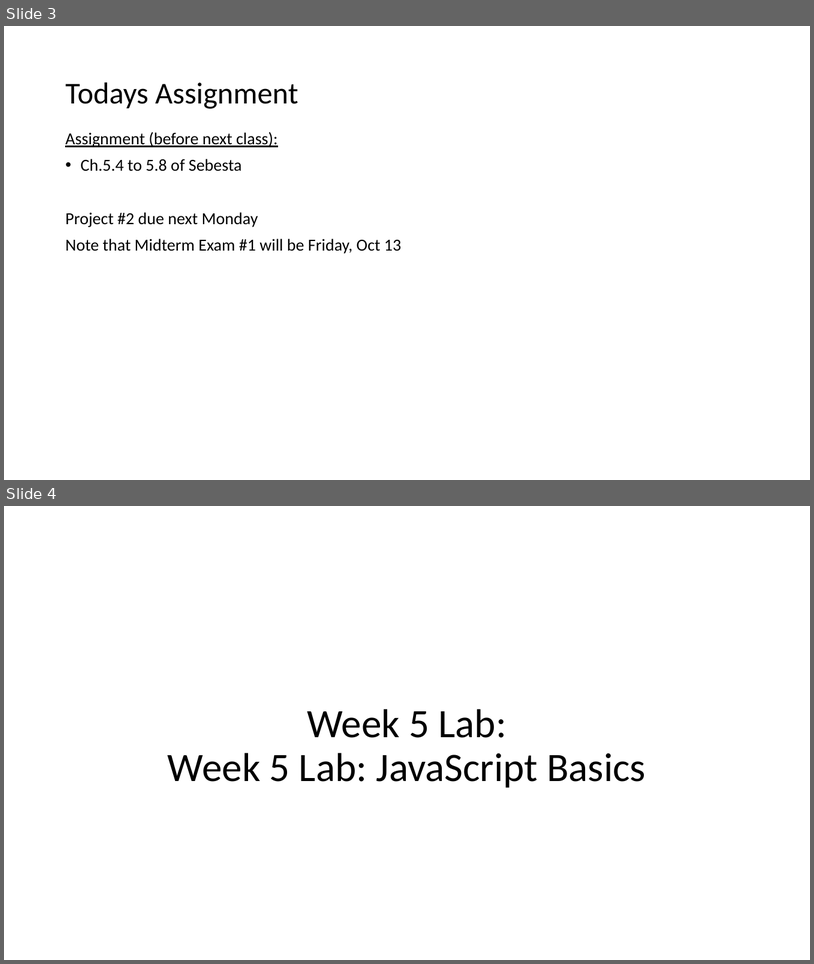
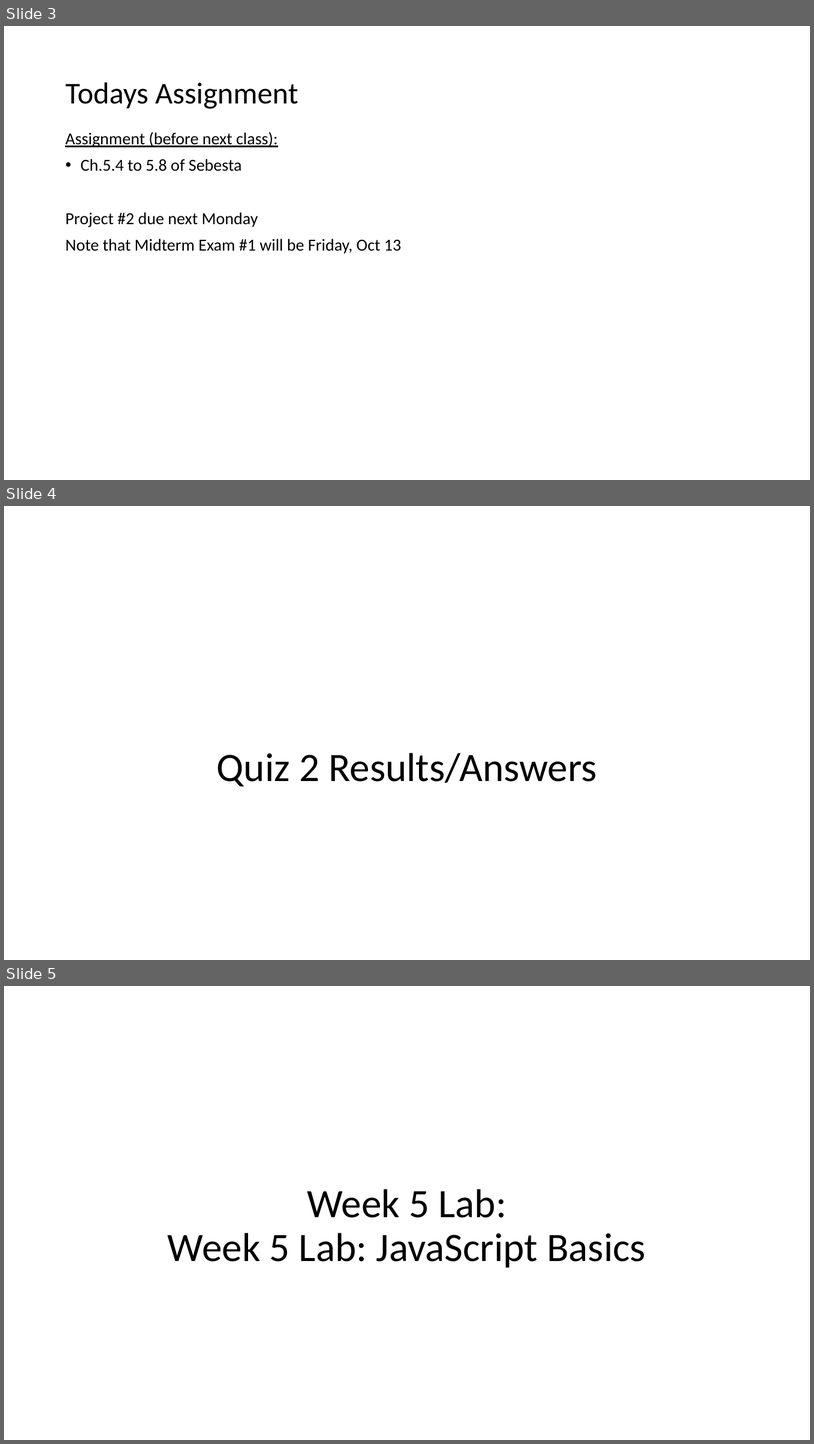
Before and after one commit to EricJPogue/www-epogue-info, a slide deck: CPSC-24700/Presentations/session-14.pptx. Shown one above the other, each under a label of ours: slides 3 and 4 before the commit, slides 3, 4 and 5 after it. The pictures are 814x964 and 814x1444 pixels, drawn with LibreOffice and Linux fonts; fonts in the diff are those of the drawing. Boxes give left, top, right and bottom in pixels: in the first picture for what was removed or moved away, otherwise in the second. Text is boxed around its words. In the diff, an @@ line names an element or a change of style, - is before the commit and + after.

```diff
--- a/CPSC-24700/Presentations/session-14.pptx
+++ b/CPSC-24700/Presentations/session-14.pptx
@@ slide 4 added at (x1=4, y1=506, x2=810, y2=960), background #FFFFFF @@
@@ title added at (x1=217, y1=753, x2=597, y2=786), 48 pt, text #000000 @@
+Quiz 2 Results/Answers
@@ what was slide 4 is now slide 5 @@
```
Also in this commit, not shown: 1 slide changed, 2 other files.
